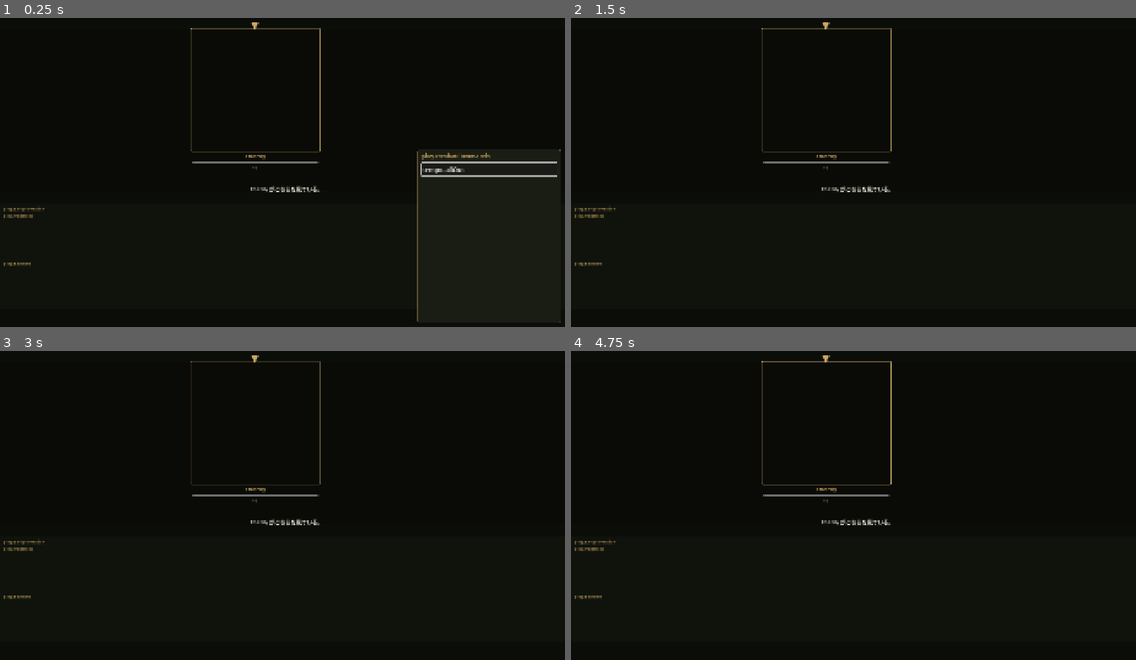
Above: before the commit, frames 1-4 (two rows, left to right).
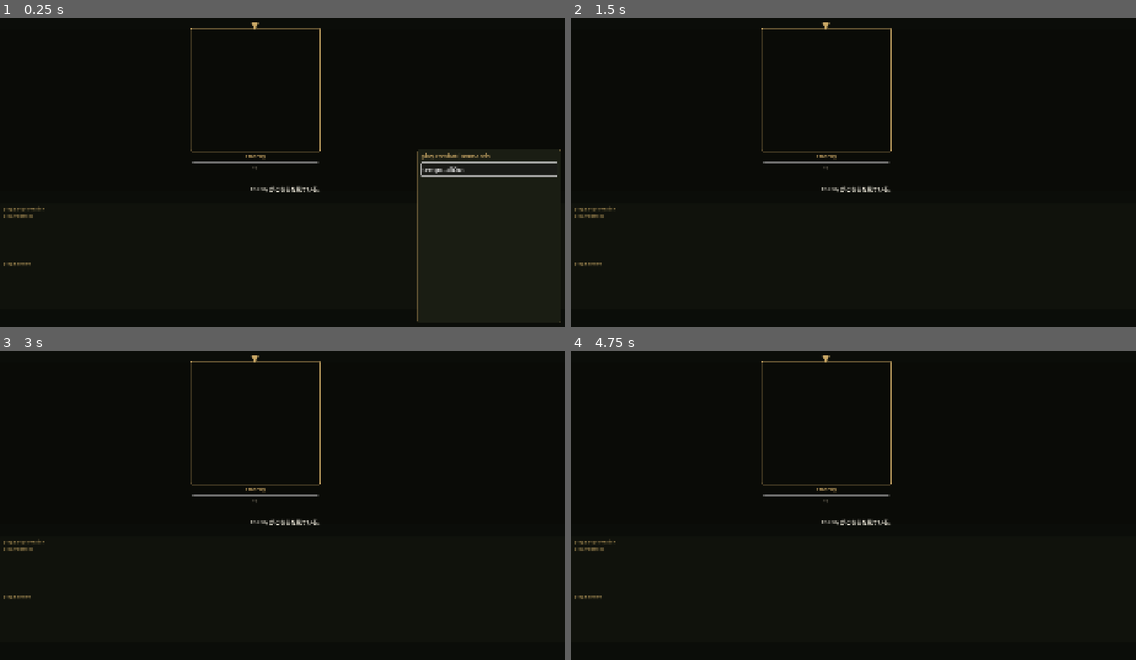
Above: after the commit, the same moments.

Repository: kino-6/black-stela
Game: Godot game, scene res://scenes/combat.tscn
The game is run twice, just before and just after one commit, with the same random seed, the same clock (stepped at 60 frames per second) and the same inputs. This scene is started directly instead of the project's main scene.
Inputs:
- Up to frame 1 (0.25 s): no input
- Up to frame 2 (1.5 s): click "tempo.allOut" at 0.5 s; tap Enter (confirm) at 1.25 s; hold E (sidestep_right) from 1.28 s (still down); tap ] (actor_next) at 1.35 s
- Up to frame 3 (3 s): tap Space at 1.52, 2.27 s; tap Enter (confirm) at 2, 2.75 s; release E (sidestep_right) at 2.03 s; hold S (move_back) 2.03-2.78 s; tap [ (actor_prev) at 2.1 s; hold E (sidestep_right) from 2.78 s (still down); hold F (auto) from 2.78 s (still down)
- Up to frame 4 (4.75 s): tap Enter (confirm) at 3.5, 4.25 s; release E (sidestep_right) at 3.53 s; release F (auto) at 3.53 s; hold W (move_forward) 3.53-4.28 s; tap Backspace (auto_interrupt) at 3.6 s; tap Space at 3.77, 4.52 s; hold Q (sidestep_left) from 4.28 s (still down); hold Enter (confirm) from 4.28 s (still down)

The runs differ from the first frame. In frame 1, 0.1% of the frame differs, in the area x 33-57%, y 3-44%; in frame 2, 0.1%; in frame 3, 0.4%; in frame 4, less than 0.1%.

Commit message:
fix(combat): remove looping target reticle tween
Avoid Godot 4.7's Infinite loop detected runtime warning while retaining a clear selected target marker.

Co-Authored-By: Codex <noreply@openai.com>

Diff:
--- a/godot/scripts/combat/combat_stage.gd
+++ b/godot/scripts/combat/combat_stage.gd
@@ -124,11 +124,11 @@
 	mark.add_child(caption)
 	return mark
 
-static func _reticle_pulse(host: Node, node: Control) -> void:
-	node.modulate.a = 1.0   # never start faded — a screenshot mid-fade would show no reticle
-	var tween := host.create_tween().set_loops()
-	tween.tween_property(node, "modulate:a", 0.45, 0.6)
-	tween.tween_property(node, "modulate:a", 1.0, 0.6)
+static func _reticle_pulse(_host: Node, node: Control) -> void:
+	# A static gold frame is clearer than a fading one and, unlike the old unbounded Tween, cannot make
+	# Godot 4.7 emit "Infinite loop detected" during normal play. The arrow and selected caption still make
+	# the current target unambiguous without an animation that outlives the rebuilt stage.
+	node.modulate.a = 1.0
 
 static func _label(text: String, sz: int, col: Color) -> Label:
 	var l := Label.new()
--- a/godot/tests/verify_combat_geometry.gd
+++ b/godot/tests/verify_combat_geometry.gd
@@ -7,6 +7,7 @@
 ## Run: godot --headless --path godot/ --script res://tests/verify_combat_geometry.gd
 
 const StateHash := preload("res://scripts/rules/state_hash.gd")
+const CombatStage := preload("res://scripts/combat/combat_stage.gd")
 
 var _fail := 0
 
@@ -63,6 +64,21 @@
 			var hr: Rect2 = h["rect"]
 			_check(not mr.intersects(hr), "enemy mark %s clears the %s" % [str(mr), h["name"]])
 
+	# A selected target used to spawn a `set_loops()` tween. Build that exact pure stage fragment rather than
+	# relying on the fixture's current combat phase to happen to select an enemy.
+	var tween_baseline := get_processed_tweens().size()
+	var reticle_host := Control.new()
+	get_root().add_child(reticle_host)
+	reticle_host.add_child(CombatStage.enemy_mark(reticle_host, {"count": 1}, 300.0, 240.0, Rect2(0, 0, 900, 540), true, null, "検証標的", 10, 10))
+	# The old loop is 1.2 seconds (fade out + fade in). Past one whole cycle it remains alive, while a
+	# static reticle leaves the tree with no presentation tween to leak or trigger Godot's warning.
+	await create_timer(1.3).timeout
+	# Godot 4.7 warns about that unbounded tween during normal play, so the target marker must be
+	# self-contained and leave no infinite tween behind.
+	var stage_tweens := get_processed_tweens().size()
+	_check(stage_tweens == tween_baseline, "the combat stage leaves no persistent tweens (%d, baseline %d)" % [stage_tweens, tween_baseline])
+	reticle_host.queue_free()
+
 	combat.queue_free()
 
 func _tagged(node: Node, meta: String) -> Array:
